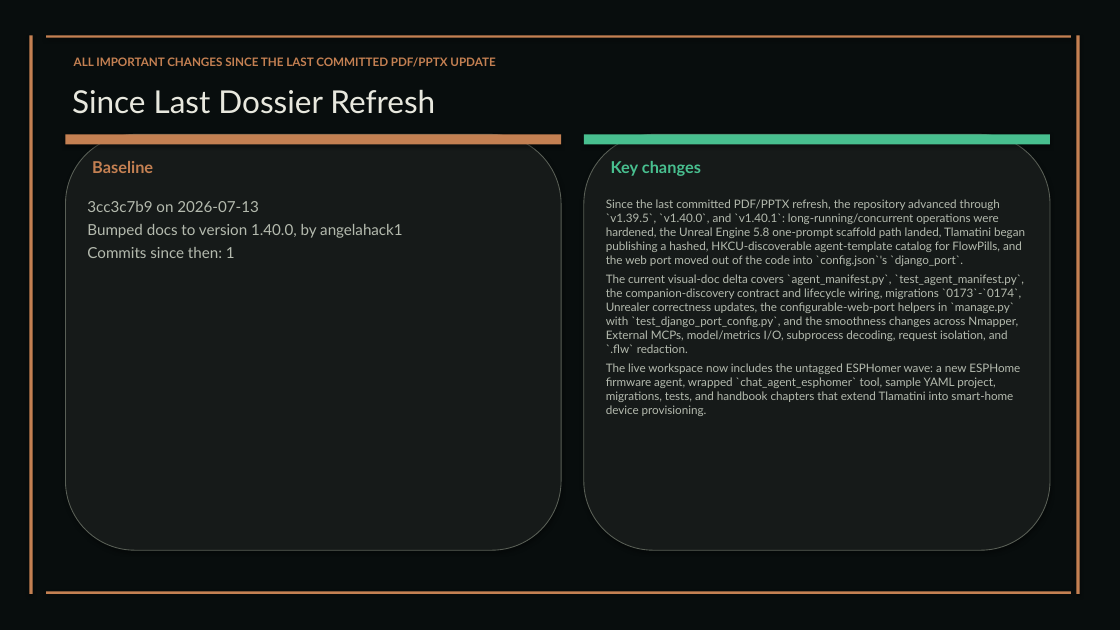
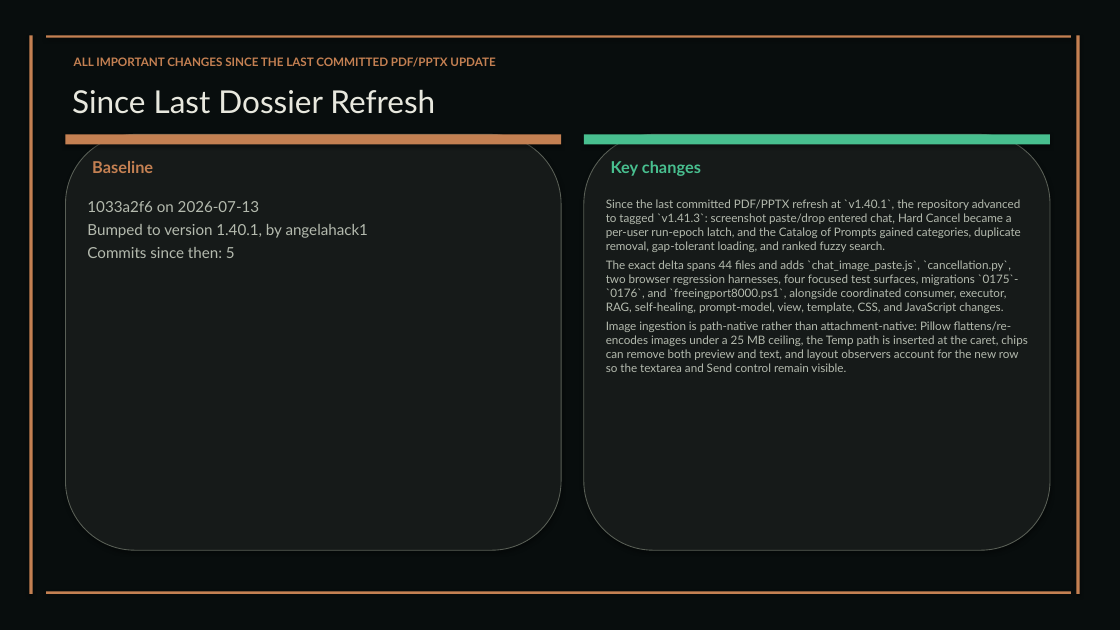
Before and after one commit to XAIHT/Tlamatini, a slide deck: slide 98 of Tlamatini_eXtended_Artificial_Intelligence_Humanly_Tempered.pptx (slide 92 before the commit). Drawn at 1120x630 pixels with LibreOffice and Linux fonts; fonts in the diff are those of the drawing. Boxes give left, top, right and bottom in pixels: in the first picture for what was removed or moved away, otherwise in the second. Text is boxed around its words. In the diff, an @@ line names an element or a change of style, - is before the commit and + after.

Commit message:
Updating visual doccumentation, by Tlamatini's-AutoBot.

```diff
--- a/Tlamatini_eXtended_Artificial_Intelligence_Humanly_Tempered.pptx
+++ b/Tlamatini_eXtended_Artificial_Intelligence_Humanly_Tempered.pptx
@@ text at box(87, 201, 368, 258): text changed @@
-3cc3c7b9 on 2026-07-13
-Bumped docs to version 1.40.0, by angelahack1
-Commits since then: 1
+1033a2f6 on 2026-07-13
+Bumped to version 1.40.1, by angelahack1
+Commits since then: 5
@@ text at box(606, 199, 1027, 372): text changed @@
-Since the last committed PDF/PPTX refresh, the repository advanced through `v1.39.5`, `v1.40.0`, and `v1.40.1`: long-running/concurrent operations were hardened, the Unreal Engine 5.8 one-prompt scaffold path landed, Tlamatini began publishing a hashed, HKCU-discoverable agent-template catalog for FlowPills, and the web port moved out of the code into `config.json`'s `django_port`.
-The current visual-doc delta covers `agent_manifest.py`, `test_agent_manifest.py`, the companion-discovery contract and lifecycle wiring, migrations `0173`-`0174`, Unrealer correctness updates, the configurable-web-port helpers in `manage.py` with `test_django_port_config.py`, and the smoothness changes across Nmapper, External MCPs, model/metrics I/O, subprocess decoding, request isolation, and `.flw` redaction.
-The live workspace now includes the untagged ESPHomer wave: a new ESPHome firmware agent, wrapped `chat_agent_esphomer` tool, sample YAML project, migrations, tests, and handbook chapters that extend Tlamatini into smart-home device provisioning.
+Since the last committed PDF/PPTX refresh at `v1.40.1`, the repository advanced to tagged `v1.41.3`: screenshot paste/drop entered chat, Hard Cancel became a per-user run-epoch latch, and the Catalog of Prompts gained categories, duplicate removal, gap-tolerant loading, and ranked fuzzy search.
+The exact delta spans 44 files and adds `chat_image_paste.js`, `cancellation.py`, two browser regression harnesses, four focused test surfaces, migrations `0175`-`0176`, and `freeingport8000.ps1`, alongside coordinated consumer, executor, RAG, self-healing, prompt-model, view, template, CSS, and JavaScript changes.
+Image ingestion is path-native rather than attachment-native: Pillow flattens/re-encodes images under a 25 MB ceiling, the Temp path is inserted at the caret, chips can remove both preview and text, and layout observers account for the new row so the textarea and Send control remain visible.
```
Also in this commit, not shown: 55 other slides changed, 9 slides added, 1 slide removed, 2 other files.
